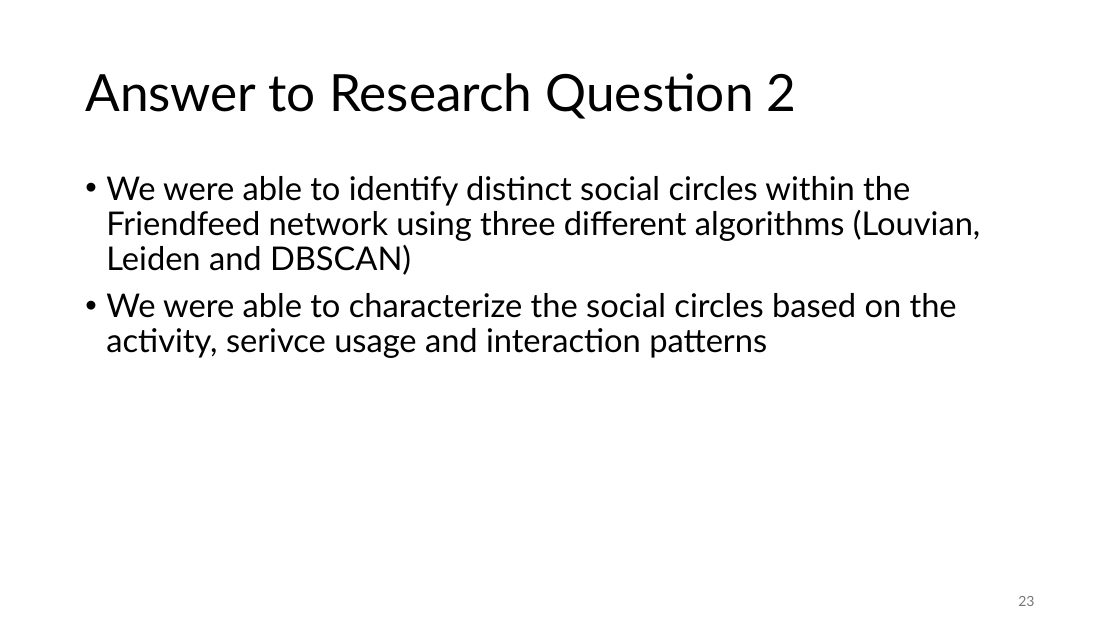
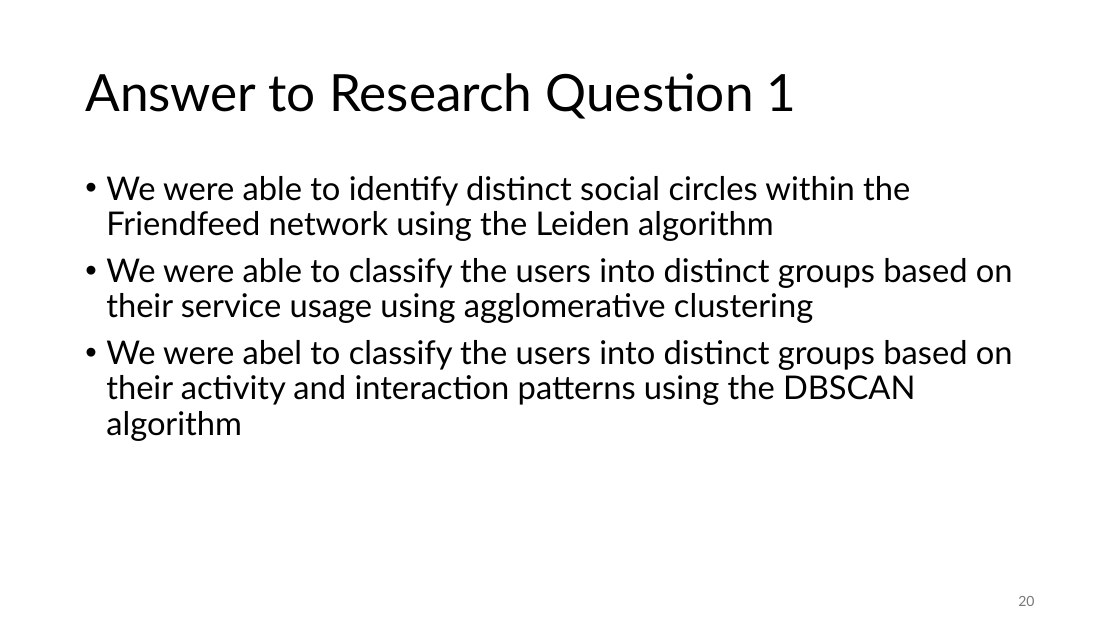
Before and after one commit to jonas-blum/data-mining-1, a slide deck: slide 20 of project/project-presentation-group51.pptx (slide 23 before the commit). Drawn at 1120x630 pixels with LibreOffice and Linux fonts; fonts in the diff are those of the drawing. Boxes give left, top, right and bottom in pixels: in the first picture for what was removed or moved away, otherwise in the second. Text is boxed around its words. In the diff, an @@ line names an element or a change of style, - is before the commit and + after.

```diff
--- a/project/project-presentation-group51.pptx
+++ b/project/project-presentation-group51.pptx
@@ title at (x1=85, y1=73, x2=797, y2=119): text changed @@
-Answer to Research Question 2
+Answer to Research Question 1
@@ text at (x1=106, y1=176, x2=1013, y2=441): text changed @@
-• We were able to identify distinct social circles within the Friendfeed network using three different algorithms (Louvian, Leiden and DBSCAN)
-• We were able to characterize the social circles based on the activity, serivce usage and interaction patterns
+• We were able to identify distinct social circles within the Friendfeed network using the Leiden algorithm
+• We were able to classify the users into distinct groups based on their service usage using agglomerative clustering
+• We were abel to classify the users into distinct groups based on their activity and interaction patterns using the DBSCAN algorithm
@@ page number at (x1=1018, y1=596, x2=1034, y2=606): text changed @@
-23
+20
```
Also in this commit, not shown: 11 other slides changed, 3 slides removed, 6 other files.
